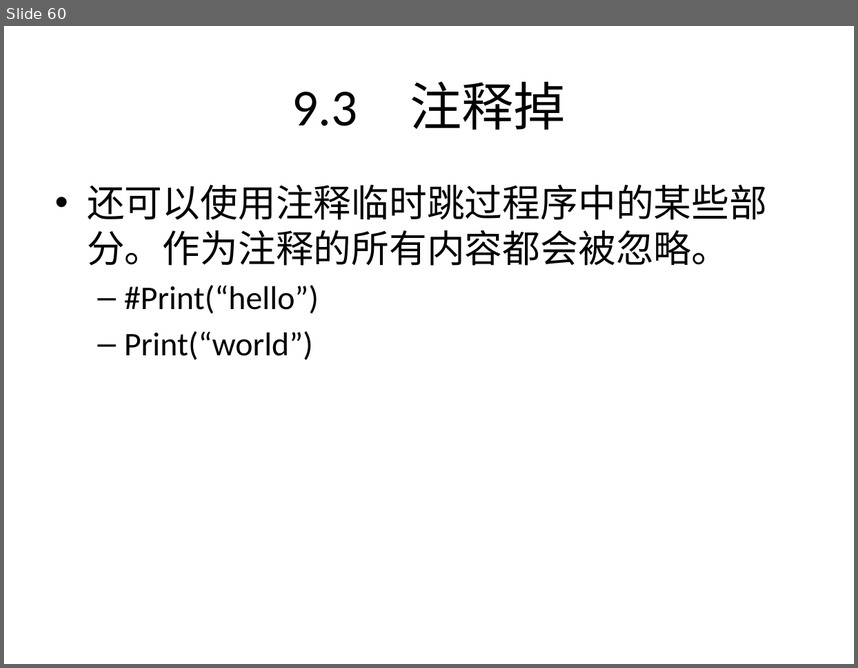
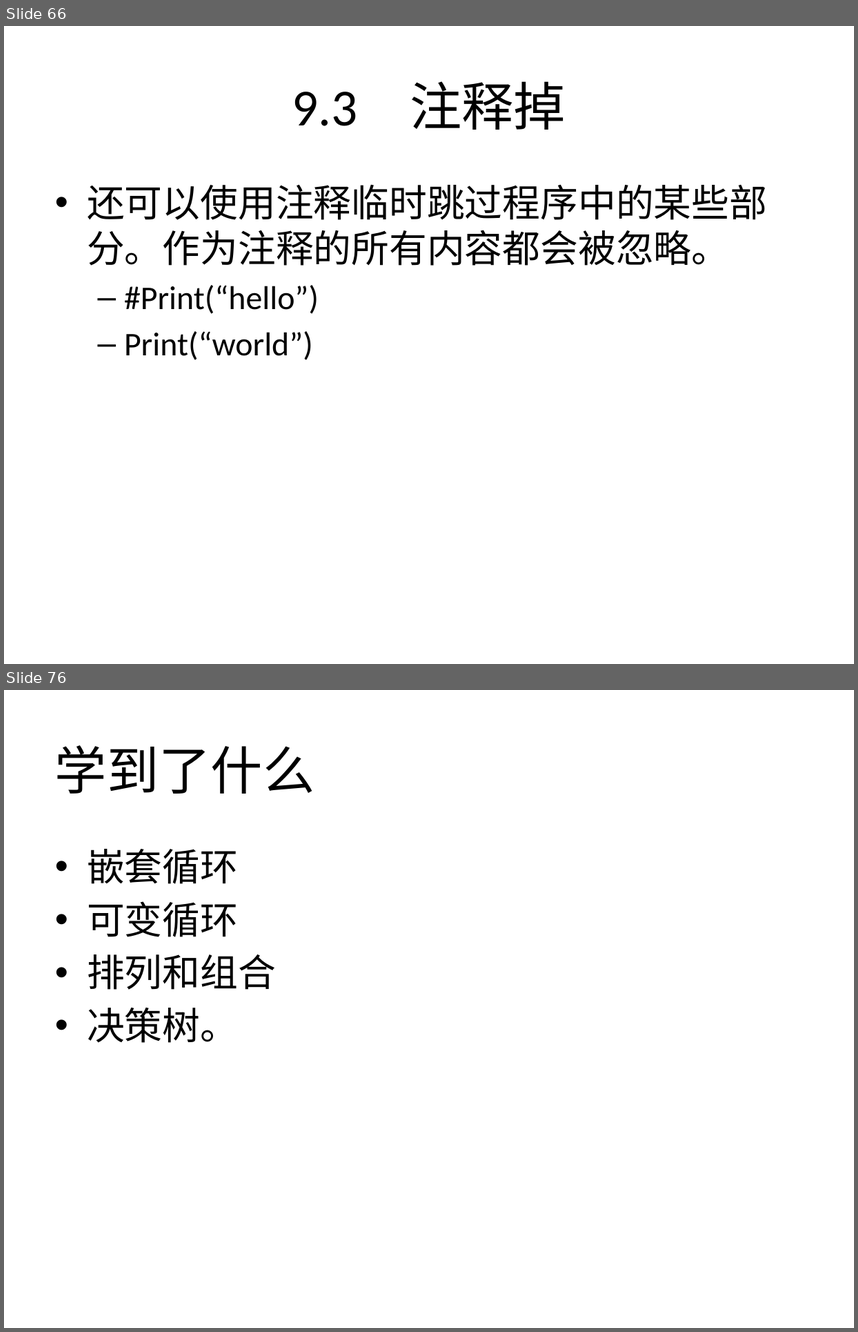
Before and after one commit to zhinan18/Python3, a slide deck: readme/Python3.pptx. Shown one above the other, each under a label of ours: slide 60 before the commit, slides 66 and 76 after it; the slides between them are not shown. The pictures are 858x668 and 858x1332 pixels, drawn with LibreOffice and Linux fonts; fonts in the diff are those of the drawing. Boxes give left, top, right and bottom in pixels: in the first picture for what was removed or moved away, otherwise in the second. Text is boxed around its words. In the diff, an @@ line names an element or a change of style, - is before the commit and + after.

```diff
--- a/readme/Python3.pptx
+++ b/readme/Python3.pptx
@@ slide 76 added at box(4, 690, 854, 1328), background #FFFFFF @@
@@ title added at box(55, 745, 314, 793), 44 pt, text #000000 @@
+学到了什么
@@ text added at box(87, 849, 276, 1043), 32 pt, text #000000 @@
+• 嵌套循环
+• 可变循环
+• 排列和组合
+• 决策树。
@@ what was slide 60 is now slide 66 @@
```
Also in this commit, not shown: 1 slide changed, 16 other slides added, 10 other files.
